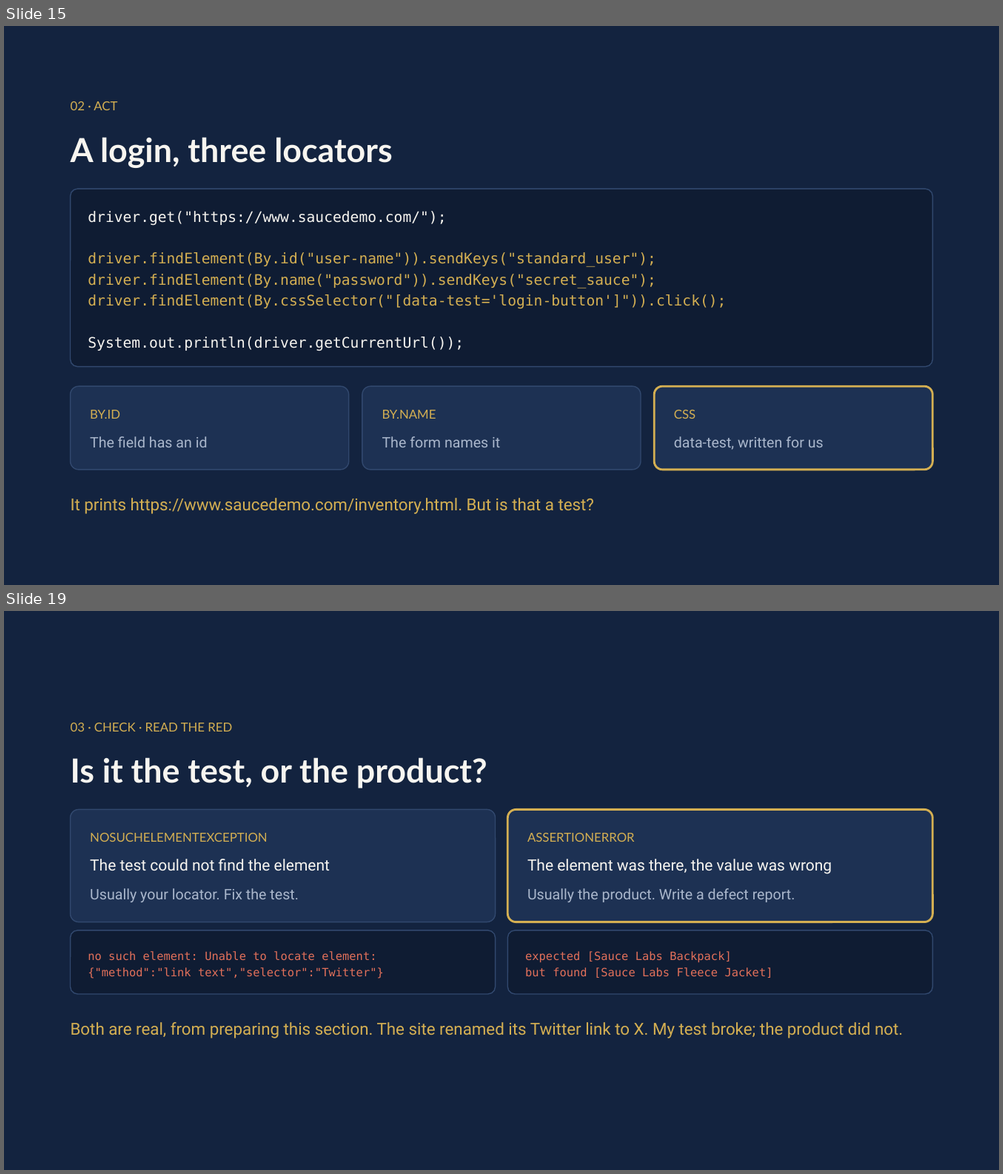
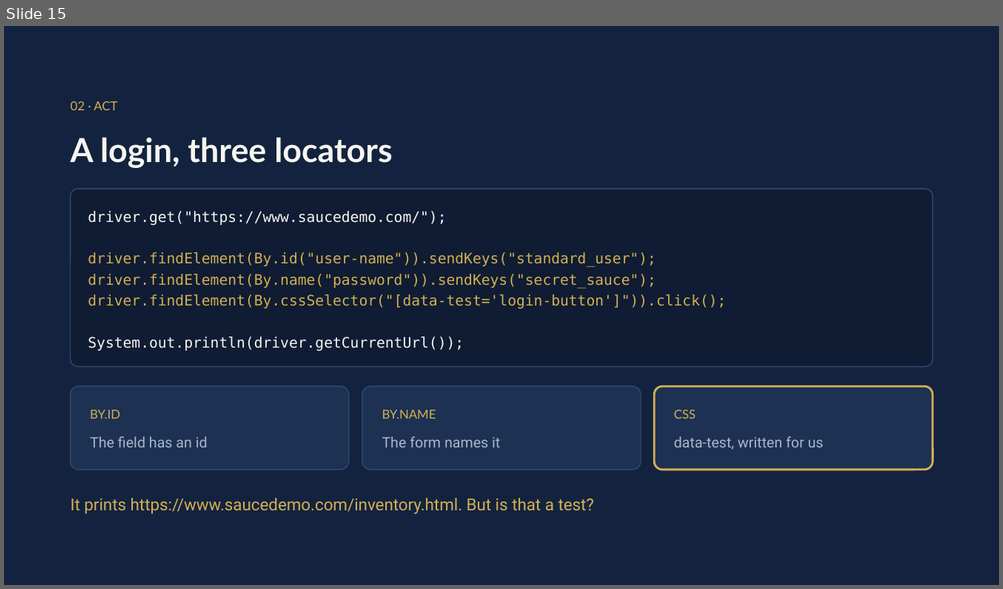
Before and after one commit to MohamedShehab280/software-testing, a slide deck: week-04/Week 4 - Locators and Assertions.pptx. Shown one above the other, each under a label of ours: slides 15 and 19 before the commit, slide 15 after it; the slides between them are not shown. The pictures are 1003x1174 and 1003x589 pixels, drawn with LibreOffice and Linux fonts; fonts in the diff are those of the drawing. Boxes give left, top, right and bottom in pixels: in the first picture for what was removed or moved away, otherwise in the second. Text is boxed around its words. In the diff, an @@ line names an element or a change of style, - is before the commit and + after.

Commit message:
Week 4: assert is one example, the task gets its own slides

```diff
--- a/week-04/Week 4 - Locators and Assertions.pptx
+++ b/week-04/Week 4 - Locators and Assertions.pptx
@@ slide 19 removed at <box>4,611,999,1170</box>, background #13233F @@
@@ text removed at <box>71,723,232,732</box> @@
-03 · CHECK · READ THE RED
@@ text removed at <box>71,758,487,789</box> @@
-Is it the test, or the product?
@@ rounded rectangle removed at <box>71,809,495,922</box> @@
@@ rounded rectangle removed at <box>508,809,932,922</box> @@
@@ text removed at <box>90,833,267,842</box> @@
-NOSUCHELEMENTEXCEPTION
@@ text removed at <box>527,833,634,842</box> @@
-ASSERTIONERROR
@@ text removed at <box>90,859,330,871</box> @@
-The test could not find the element
@@ text removed at <box>527,859,831,874</box> @@
-The element was there, the value was wrong
@@ text removed at <box>90,889,299,903</box> @@
-Usually your locator. Fix the test.
@@ text removed at <box>527,889,795,903</box> @@
-Usually the product. Write a defect report.
@@ rounded rectangle removed at <box>71,931,495,994</box> @@
@@ rounded rectangle removed at <box>508,931,932,994</box> @@
@@ text removed at <box>88,951,376,961</box> @@
-no such element: Unable to locate element:
@@ text removed at <box>525,951,731,963</box> @@
-expected [Sauce Labs Backpack]
@@ text removed at <box>88,968,384,979</box> @@
-{"method":"link text","selector":"Twitter"}
@@ text removed at <box>525,968,773,978</box> @@
-but found [Sauce Labs Fleece Jacket]
@@ text removed at <box>71,1022,902,1039</box> @@
-Both are real, from preparing this section. The site renamed its Twitter link to X. My test broke; the product did not.
```
Also in this commit, not shown: 3 slides changed, 5 slides added, 6 other slides removed, 1 other file.
